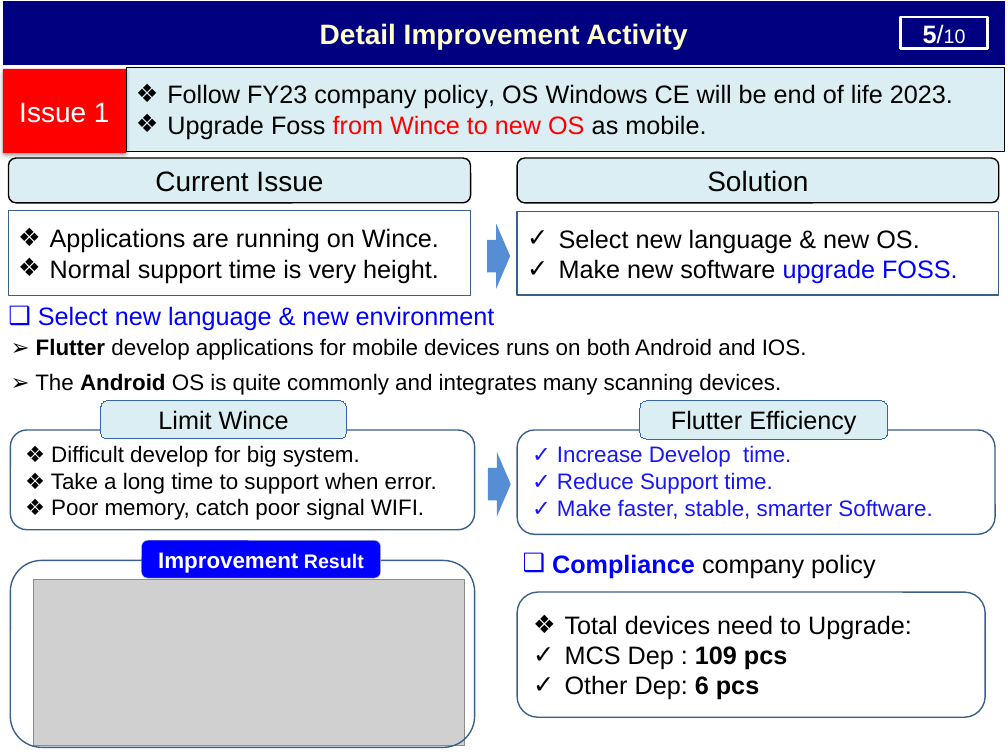
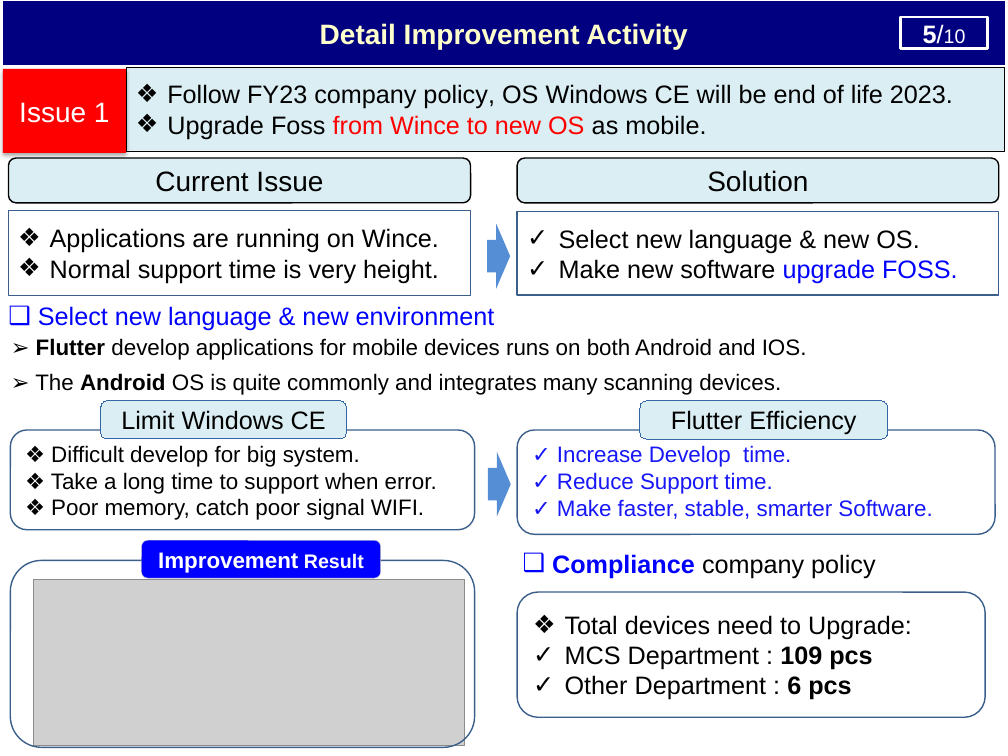
Before and after one commit to thietbicongnghevietnam/ReportPSNV, a slide deck: slide 6 of Report_test.pptx. Drawn at 1008x756 pixels with LibreOffice and Linux fonts; fonts in the diff are those of the drawing; grey boxes stand for pictures. Boxes give left, top, right and bottom in pixels: in the first picture for what was removed or moved away, otherwise in the second. Text is boxed around its words. In the diff, an @@ line names an element or a change of style, - is before the commit and + after.

```diff
--- a/Report_test.pptx
+++ b/Report_test.pptx
@@ text in rounded rectangle at (121,410,326,430): text changed @@
-Limit Wince
+Limit Windows CE
@@ text in rounded rectangle at (565,646,872,700): text changed @@
-✓ MCS Dep : 109 pcs
-✓ Other Dep: 6 pcs
+✓ MCS Department : 109 pcs
+✓ Other Department : 6 pcs
```
Also in this commit, not shown: 3 other slides changed, 1 other file.
